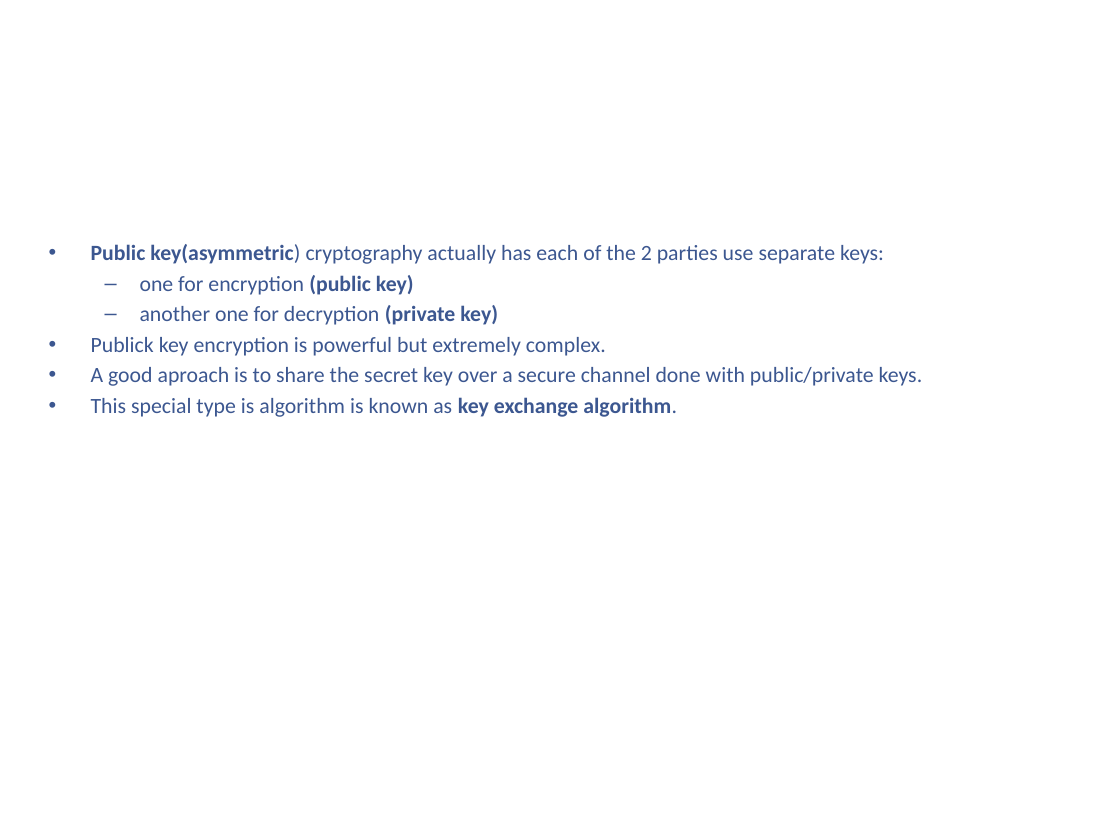
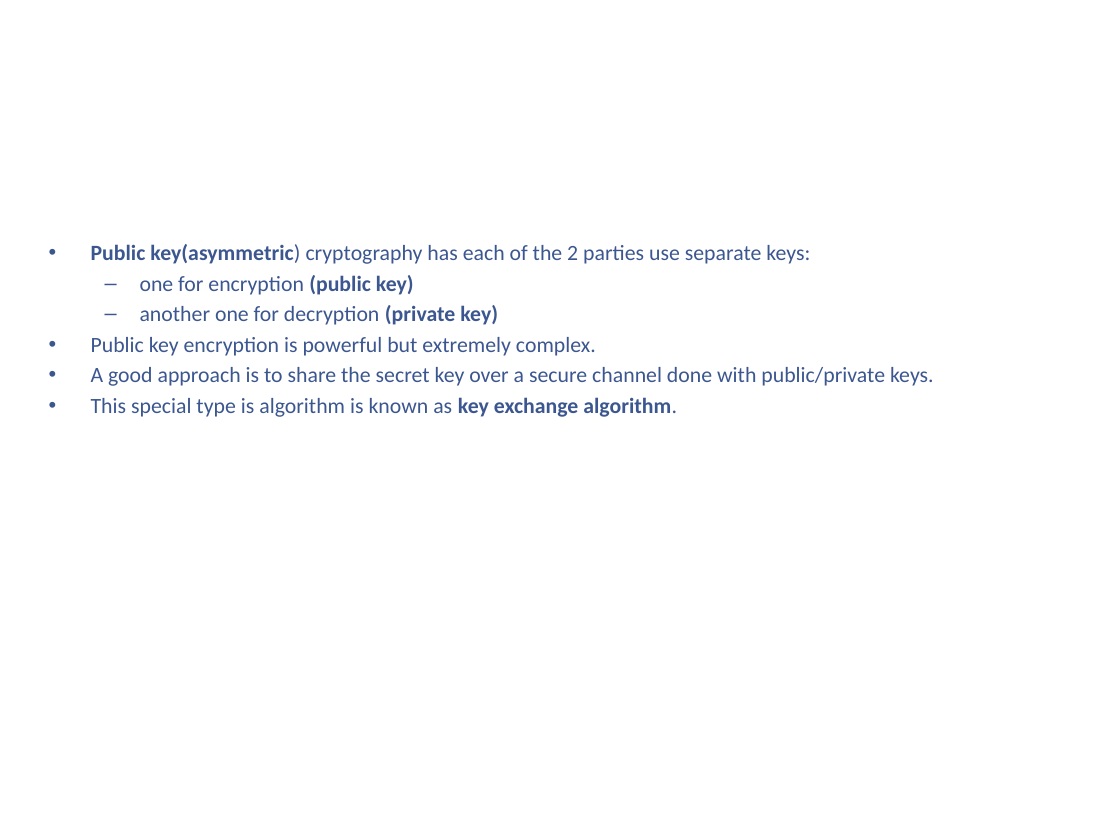
Before and after one commit to kenshincommon/ppts, a slide deck: slide 14 of Presentations/TLS/TLS.pptx (slide 11 before the commit). Drawn at 1120x840 pixels with LibreOffice and Linux fonts; fonts in the diff are those of the drawing; background and template pictures are left out. Boxes give left, top, right and bottom in pixels: in the first picture for what was removed or moved away, otherwise in the second. Text is boxed around its words. In the diff, an @@ line names an element or a change of style, - is before the commit and + after.

```diff
--- a/Presentations/TLS/TLS.pptx
+++ b/Presentations/TLS/TLS.pptx
@@ text at (x1=91, y1=244, x2=810, y2=264): text changed @@
-• Public key(asymmetric) cryptography actually has each of the 2 parties use separate keys:
+• Public key(asymmetric) cryptography has each of the 2 parties use separate keys:
@@ text at (x1=91, y1=337, x2=934, y2=386): text changed @@
-• Publick key encryption is powerful but extremely complex.
-• A good aproach is to share the secret key over a secure channel done with public/private keys.
+• Public key encryption is powerful but extremely complex.
+• A good approach is to share the secret key over a secure channel done with public/private keys.
```
Also in this commit, not shown: 8 other slides changed, 9 slides added, 3 other files.
